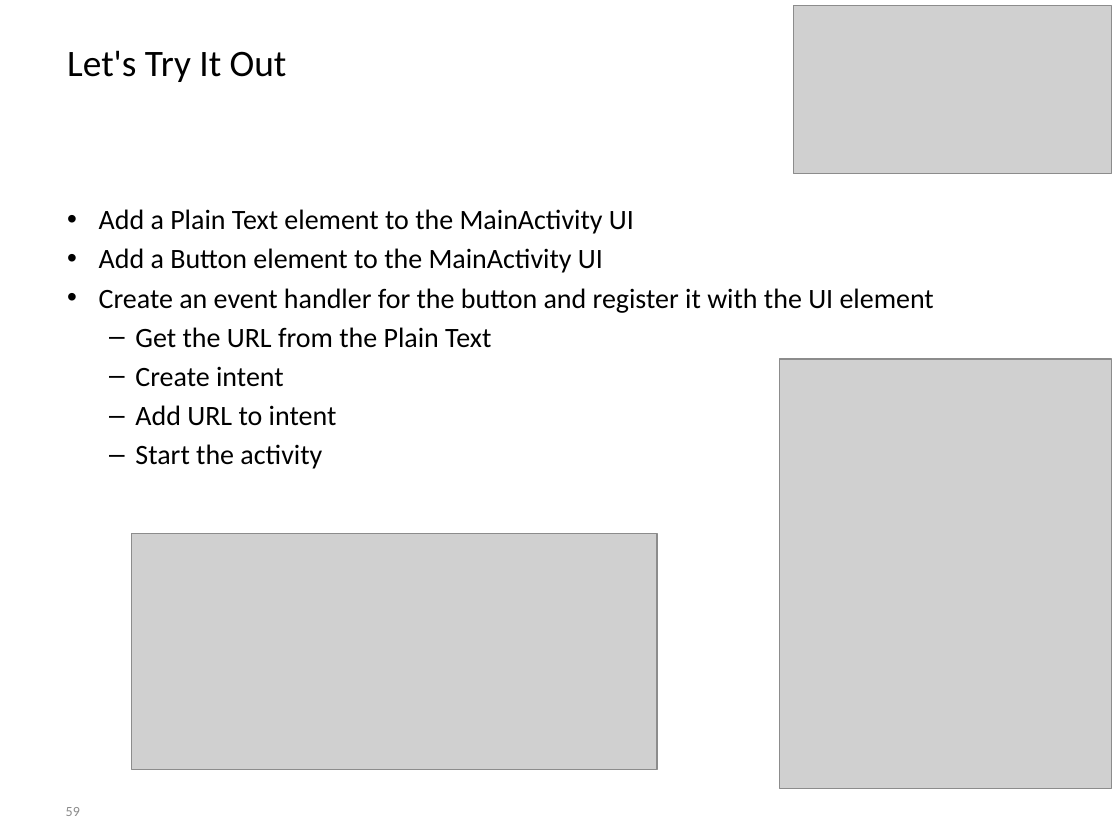
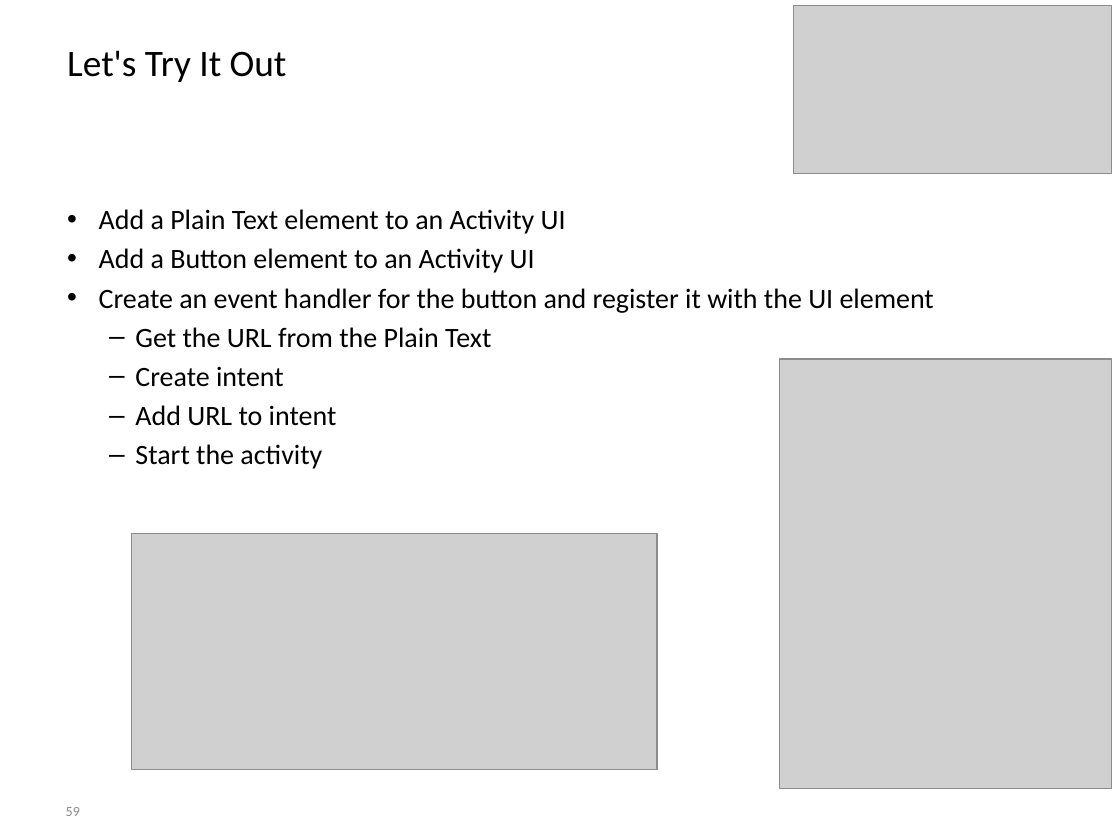
Before and after one commit to BioBoost/android_development_course, a slide deck: slide 59 of slides/chapter2_activities_fragments_intents.pptx. Drawn at 1120x840 pixels with LibreOffice and Linux fonts; fonts in the diff are those of the drawing; grey boxes stand for pictures; background and template pictures are left out. Boxes give left, top, right and bottom in pixels: in the first picture for what was removed or moved away, otherwise in the second. Text is boxed around its words. In the diff, an @@ line names an element or a change of style, - is before the commit and + after.

```diff
--- a/slides/chapter2_activities_fragments_intents.pptx
+++ b/slides/chapter2_activities_fragments_intents.pptx
@@ text at (99,209,566,273): text changed @@
-• Add a Plain Text element to the MainActivity UI
-• Add a Button element to the MainActivity UI
+• Add a Plain Text element to an Activity UI
+• Add a Button element to an Activity UI
```
Also in this commit, not shown: 1 other file.
